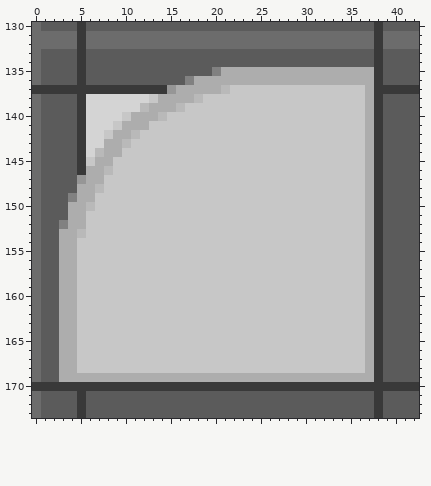
Two versions of one pixel-art file, assets/img/oversize_tiles.ase. The picture above was drawn from the file before the commit.
264x264 pixels, 1 frame. Colours within 5 levels of each other are drawn and written as one. Shown: x 0..42, y 130..173. The commit also changed other parts of the picture, which this record leaves out.
The same view after the edit:
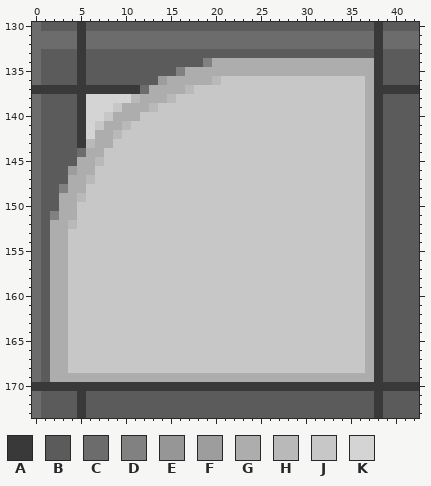
Palette (. is transparent): A #393939  B #5b5b5b  C #6c6c6c  D #818181  E #969696  F #9d9d9d  G #adadad  H #b9b9b9  J #c7c7c7  K #d4d4d4
Difference:
--- layer "Layer"
@@ x 0..42 @@
 133 CBBBBABBBBBBBBBBBBBBBBBBBBBBBBBBBBBBBBABBBB
-134 CBBBBABBBBBBBBBBBBBBBBBBBBBBBBBBBBBBBBABBBB
-135 CBBBBABBBBBBBBBBBBBBDGGGGGGGGGGGGGGGGGABBBB
-136 CBBBBABBBBBBBBBBBDGGGGGGGGGGGGGGGGGGGGABBBB
-137 AAAAAAAAAAAAAAAEGGGGGHJJJJJJJJJJJJJJJGAAAAA
-138 CBBBBAKKKKKKKJGGGGHJJJJJJJJJJJJJJJJJJGABBBB
-139 CBBBBAKKKKKKHGGGHJJJJJJJJJJJJJJJJJJJJGABBBB
-140 CBBBBAKKKKJGGGHJJJJJJJJJJJJJJJJJJJJJJGABBBB
-141 CBBBBAKKKJGGGJJJJJJJJJJJJJJJJJJJJJJJJGABBBB
-142 CBBBBAKKJGGHJJJJJJJJJJJJJJJJJJJJJJJJJGABBBB
-143 CBBBBAKKGGHJJJJJJJJJJJJJJJJJJJJJJJJJJGABBBB
-144 CBBBBAKHGGJJJJJJJJJJJJJJJJJJJJJJJJJJJGABBBB
-145 CBBBBAJGGJJJJJJJJJJJJJJJJJJJJJJJJJJJJGABBBB
-146 CBBBBAGGHJJJJJJJJJJJJJJJJJJJJJJJJJJJJGABBBB
-147 CBBBBEGGJJJJJJJJJJJJJJJJJJJJJJJJJJJJJGABBBB
-148 CBBBBGGHJJJJJJJJJJJJJJJJJJJJJJJJJJJJJGABBBB
-149 CBBBDGGJJJJJJJJJJJJJJJJJJJJJJJJJJJJJJGABBBB
-150 CBBBGGHJJJJJJJJJJJJJJJJJJJJJJJJJJJJJJGABBBB
-151 CBBBGGJJJJJJJJJJJJJJJJJJJJJJJJJJJJJJJGABBBB
-152 CBBDGGJJJJJJJJJJJJJJJJJJJJJJJJJJJJJJJGABBBB
-153 CBBGGHJJJJJJJJJJJJJJJJJJJJJJJJJJJJJJJGABBBB
-154 CBBGGJJJJJJJJJJJJJJJJJJJJJJJJJJJJJJJJGABBBB
-155 CBBGGJJJJJJJJJJJJJJJJJJJJJJJJJJJJJJJJGABBBB
-156 CBBGGJJJJJJJJJJJJJJJJJJJJJJJJJJJJJJJJGABBBB
-157 CBBGGJJJJJJJJJJJJJJJJJJJJJJJJJJJJJJJJGABBBB
-158 CBBGGJJJJJJJJJJJJJJJJJJJJJJJJJJJJJJJJGABBBB
-159 CBBGGJJJJJJJJJJJJJJJJJJJJJJJJJJJJJJJJGABBBB
-160 CBBGGJJJJJJJJJJJJJJJJJJJJJJJJJJJJJJJJGABBBB
-161 CBBGGJJJJJJJJJJJJJJJJJJJJJJJJJJJJJJJJGABBBB
-162 CBBGGJJJJJJJJJJJJJJJJJJJJJJJJJJJJJJJJGABBBB
-163 CBBGGJJJJJJJJJJJJJJJJJJJJJJJJJJJJJJJJGABBBB
-164 CBBGGJJJJJJJJJJJJJJJJJJJJJJJJJJJJJJJJGABBBB
-165 CBBGGJJJJJJJJJJJJJJJJJJJJJJJJJJJJJJJJGABBBB
-166 CBBGGJJJJJJJJJJJJJJJJJJJJJJJJJJJJJJJJGABBBB
-167 CBBGGJJJJJJJJJJJJJJJJJJJJJJJJJJJJJJJJGABBBB
-168 CBBGGJJJJJJJJJJJJJJJJJJJJJJJJJJJJJJJJGABBBB
-169 CBBGGGGGGGGGGGGGGGGGGGGGGGGGGGGGGGGGGGABBBB
+134 CBBBBABBBBBBBBBBBBBDGGGGGGGGGGGGGGGGGGABBBB
+135 CBBBBABBBBBBBBBBDGGGGGGGGGGGGGGGGGGGGGABBBB
+136 CBBBBABBBBBBBBFGGGGGHJJJJJJJJJJJJJJJJGABBBB
+137 AAAAAAAAAAAACGGGGHJJJJJJJJJJJJJJJJJJJGAAAAA
+138 CBBBBAKKKKKHGGGHJJJJJJJJJJJJJJJJJJJJJGABBBB
+139 CBBBBAKKKJGGGHJJJJJJJJJJJJJJJJJJJJJJJGABBBB
+140 CBBBBAKKJGGGJJJJJJJJJJJJJJJJJJJJJJJJJGABBBB
+141 CBBBBAKJGGHJJJJJJJJJJJJJJJJJJJJJJJJJJGABBBB
+142 CBBBBAKGGHJJJJJJJJJJJJJJJJJJJJJJJJJJJGABBBB
+143 CBBBBAHGGJJJJJJJJJJJJJJJJJJJJJJJJJJJJGABBBB
+144 CBBBBCGGJJJJJJJJJJJJJJJJJJJJJJJJJJJJJGABBBB
+145 CBBBBGGHJJJJJJJJJJJJJJJJJJJJJJJJJJJJJGABBBB
+146 CBBBFGGJJJJJJJJJJJJJJJJJJJJJJJJJJJJJJGABBBB
+147 CBBBGGHJJJJJJJJJJJJJJJJJJJJJJJJJJJJJJGABBBB
+148 CBBDGGJJJJJJJJJJJJJJJJJJJJJJJJJJJJJJJGABBBB
+149 CBBGGHJJJJJJJJJJJJJJJJJJJJJJJJJJJJJJJGABBBB
+150 CBBGGJJJJJJJJJJJJJJJJJJJJJJJJJJJJJJJJGABBBB
+151 CBDGGJJJJJJJJJJJJJJJJJJJJJJJJJJJJJJJJGABBBB
+152 CBGGHJJJJJJJJJJJJJJJJJJJJJJJJJJJJJJJJGABBBB
+153 CBGGJJJJJJJJJJJJJJJJJJJJJJJJJJJJJJJJJGABBBB
+154 CBGGJJJJJJJJJJJJJJJJJJJJJJJJJJJJJJJJJGABBBB
+155 CBGGJJJJJJJJJJJJJJJJJJJJJJJJJJJJJJJJJGABBBB
+156 CBGGJJJJJJJJJJJJJJJJJJJJJJJJJJJJJJJJJGABBBB
+157 CBGGJJJJJJJJJJJJJJJJJJJJJJJJJJJJJJJJJGABBBB
+158 CBGGJJJJJJJJJJJJJJJJJJJJJJJJJJJJJJJJJGABBBB
+159 CBGGJJJJJJJJJJJJJJJJJJJJJJJJJJJJJJJJJGABBBB
+160 CBGGJJJJJJJJJJJJJJJJJJJJJJJJJJJJJJJJJGABBBB
+161 CBGGJJJJJJJJJJJJJJJJJJJJJJJJJJJJJJJJJGABBBB
+162 CBGGJJJJJJJJJJJJJJJJJJJJJJJJJJJJJJJJJGABBBB
+163 CBGGJJJJJJJJJJJJJJJJJJJJJJJJJJJJJJJJJGABBBB
+164 CBGGJJJJJJJJJJJJJJJJJJJJJJJJJJJJJJJJJGABBBB
+165 CBGGJJJJJJJJJJJJJJJJJJJJJJJJJJJJJJJJJGABBBB
+166 CBGGJJJJJJJJJJJJJJJJJJJJJJJJJJJJJJJJJGABBBB
+167 CBGGJJJJJJJJJJJJJJJJJJJJJJJJJJJJJJJJJGABBBB
+168 CBGGJJJJJJJJJJJJJJJJJJJJJJJJJJJJJJJJJGABBBB
+169 CBGGGGGGGGGGGGGGGGGGGGGGGGGGGGGGGGGGGGABBBB
 170 AAAAAAAAAAAAAAAAAAAAAAAAAAAAAAAAAAAAAAAAAAA
